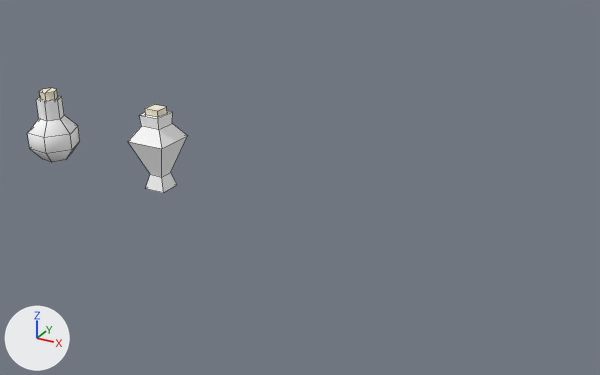
One commit to the Blender file art/icons/potion_icons.blend: the scene before it, then after it.
One viewpoint serves both versions: a 50 mm camera at (13.53, -12.96, 7.18) aimed at (6.25, 0.29, 0.56). The axes (+X, +Y, +Z) are drawn at lower left. The lights are the same throughout. Mesh edges are drawn as thin lines.

Objects in the first picture: 'HealthBomb.001', 'ManaVial'.
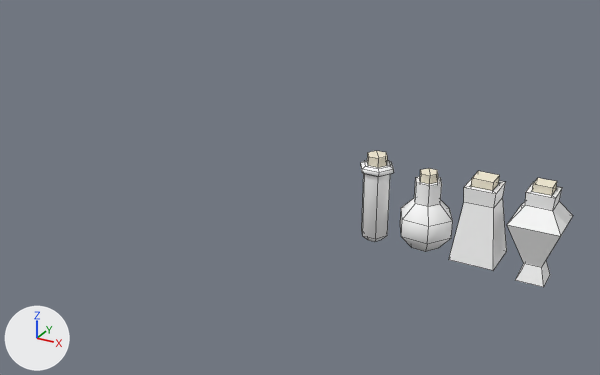
Location of each change, (x1, y1, x2, y2) in pixels of the pictures (600 x 375 px):
'ManaVial', moved
    before: (128, 105, 187, 193)
    after: (507, 178, 573, 287)
'HealthBomb.001', moved, rescaled (13% taller)
    before: (27, 88, 80, 162)
    after: (400, 168, 453, 252)
'HealthPotion', added
    after: (449, 171, 507, 271)
    faces in mat_glass_004 (white #ffffff): (449, 180, 507, 271)
    faces in mat_cork_004 (white #f1ead4): (471, 171, 499, 191)
'ManaTube', added
    after: (361, 151, 394, 242)
    faces in mat_glass_002 (white #ffffff): (361, 160, 394, 242)
    faces in mat_cork_002 (white #f1ead4): (367, 151, 388, 168)

Edits to the bpy script that builds the scene:
```text
Add mat_cork_004:
    mat_cork_004 = diffuse_material('Cork.004')
    mat_cork_004.base_color = (0.881, 0.821, 0.657)  # white #f1ead4
Add mat_glass_004:
    mat_glass_004 = diffuse_material('Glass.004')
    mat_glass_004.base_color = (1.0, 1.0, 1.0)  # white #ffffff
Add mat_healthliquid_001:
    mat_healthliquid_001 = diffuse_material('HealthLiquid.001')
    mat_healthliquid_001.base_color = (1.0, 0.133, 0.133)  # red #ff6666
Add mat_manaliquid_001:
    mat_manaliquid_001 = diffuse_material('ManaLiquid.001')
    mat_manaliquid_001.base_color = (0.156, 0.156, 1.0)  # blue #6e6eff
Add me_cube_002:
    me_cube_002.from_pydata(...)  # 32 vertices, 29 faces; spans x -0.1..0.1, y -0.1..0.1, z 0.0..0.376
    # faces by material slot: [17, 6, 6]
    me_cube_002.materials.append(mat_glass_004)  # white #ffffff
    me_cube_002.materials.append(mat_healthliquid_001)  # red #ff6666
    me_cube_002.materials.append(mat_cork_004)  # white #f1ead4
Add me_cylinder:
    me_cylinder.from_pydata(...)  # 72 vertices, 70 faces; spans x -1.73..1.73, y -1.73..1.73, z -0.01..9.19
    me_cylinder.polygons.foreach_set('use_smooth', [True] * 70)
    # faces by material slot: [44, 16, 10]
    me_cylinder.materials.append(mat_glass_002)  # white #ffffff
    me_cylinder.materials.append(mat_manaliquid_001)  # blue #6e6eff
    me_cylinder.materials.append(mat_cork_002)  # white #f1ead4
Change ob_manavial:
    ob_manavial.location: (3.0, 0.0, 0.0) -> (11.0, 0.0, -0.03)
Change ob_healthbomb_001:
    ob_healthbomb_001.location: (0.0, 0.0, 0.1) -> (9.0, 0.0, 0.1)
    ob_healthbomb_001.scale: (0.405, 0.405, 0.405) -> (0.364, 0.364, 0.364)
Add ob_healthpotion:
    ob_healthpotion = bpy.data.objects.new('HealthPotion', me_cube_002)
    ob_healthpotion.location = (10.0, 0.02, 0.14)
    ob_healthpotion.rotation_euler = (0.0, 0.0, -1.571)  # degrees (0, 0, -90)
    ob_healthpotion.scale = (4.03, 4.03, 4.03)
Add ob_manatube:
    ob_manatube = bpy.data.objects.new('ManaTube', me_cylinder)
    ob_manatube.location = (8.0, 0.0, 0.0)
    ob_manatube.rotation_euler = (0.0, 0.0, -0.785)  # degrees (0, 0, -45)
    ob_manatube.scale = (0.184, 0.184, 0.184)
    _m = ob_manatube.modifiers.new('EdgeSplit', 'EDGE_SPLIT')
    _m.use_edge_angle = False
```
